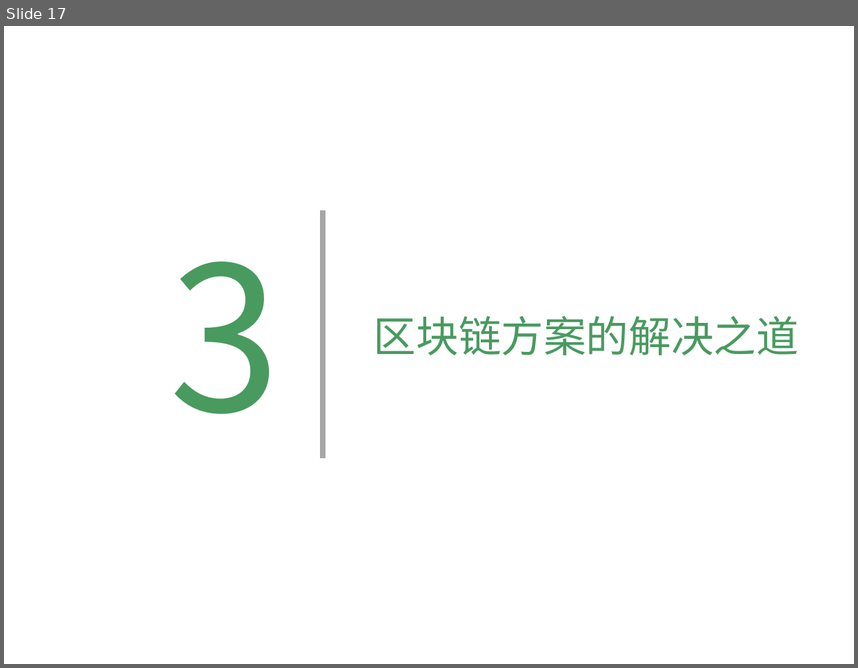
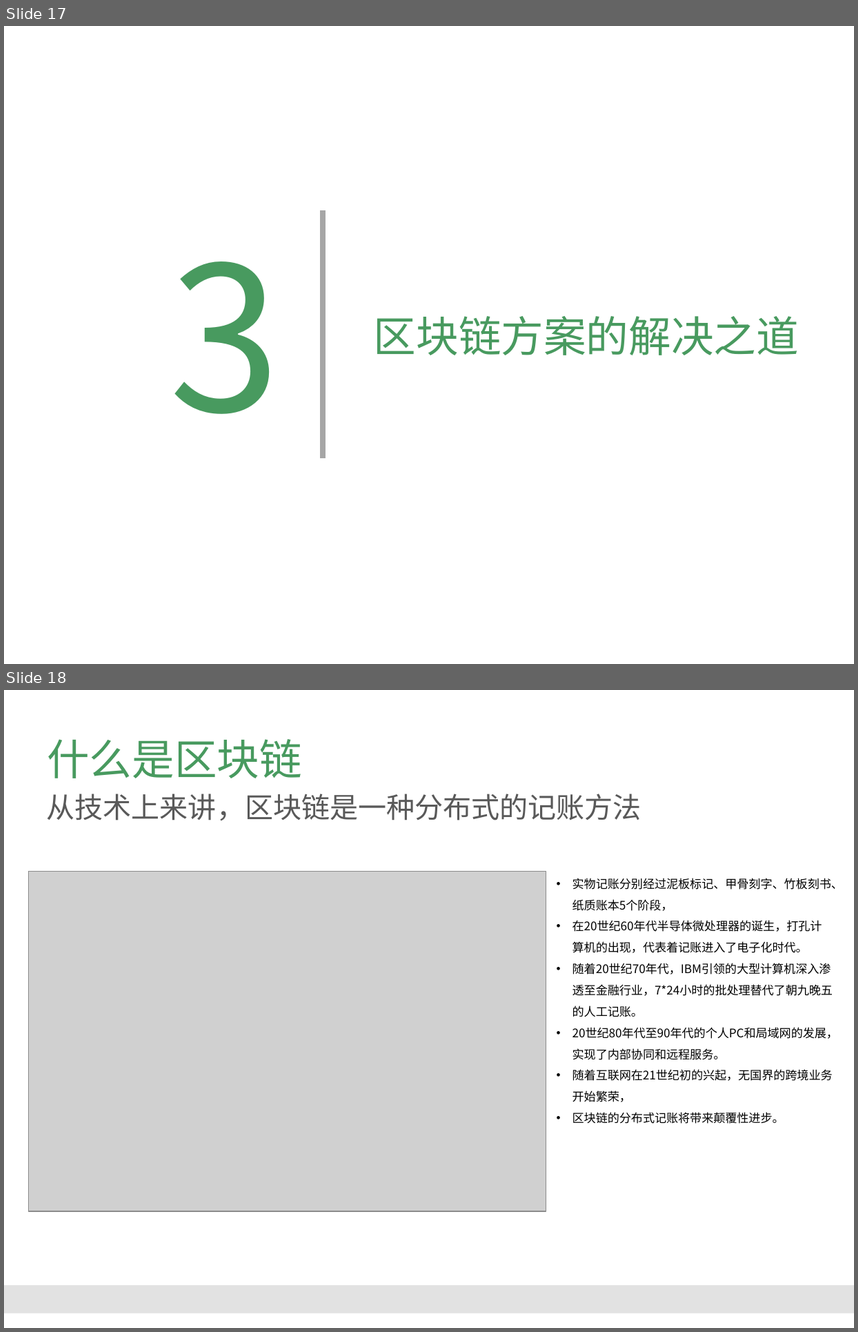
Before and after one commit to Catfeeds/DOC, a slide deck: A阿曼/proposal for Oman.pptx. Shown one above the other, each under a label of ours: slide 17 before the commit, slides 17 and 18 after it. The pictures are 858x668 and 858x1332 pixels, drawn with LibreOffice and Linux fonts; fonts in the diff are those of the drawing; grey boxes stand for pictures; background and template pictures are left out. Boxes give left, top, right and bottom in pixels: in the first picture for what was removed or moved away, otherwise in the second. Text is boxed around its words. In the diff, an @@ line names an element or a change of style, - is before the commit and + after.

```diff
--- a/A阿曼/proposal for Oman.pptx
+++ b/A阿曼/proposal for Oman.pptx
@@ slide 18 added at (x1=4, y1=690, x2=854, y2=1328), background #FFFFFF @@
@@ title added at (x1=47, y1=739, x2=302, y2=778), 36 pt, text #489A5F @@
+什么是区块链
@@ text added at (x1=47, y1=793, x2=642, y2=820), 24 pt, text #595959 @@
+从技术上来讲，区块链是一种分布式的记账方法
@@ picture added at (x1=29, y1=871, x2=546, y2=1211) @@
@@ text added at (x1=573, y1=878, x2=843, y2=1123), 10 pt, text #000000 @@
+• 实物记账分别经过泥板标记、甲骨刻字、竹板刻书、纸质账本5个阶段，
+• 在20世纪60年代半导体微处理器的诞生，打孔计算机的出现，代表着记账进入了电子化时代。
+• 随着20世纪70年代，IBM引领的大型计算机深入渗透至金融行业，7*24小时的批处理替代了朝九晚五的人工记账。
+• 20世纪80年代至90年代的个人PC和局域网的发展，实现了内部协同和远程服务。
+• 随着互联网在21世纪初的兴起，无国界的跨境业务开始繁荣，
+• 区块链的分布式记账将带来颠覆性进步。
@@ rectangle added at (x1=4, y1=1285, x2=854, y2=1313), fill #E2E2E2 @@
```
Also in this commit, not shown: 8 slides changed, 10 other slides added, 6 slides removed.
